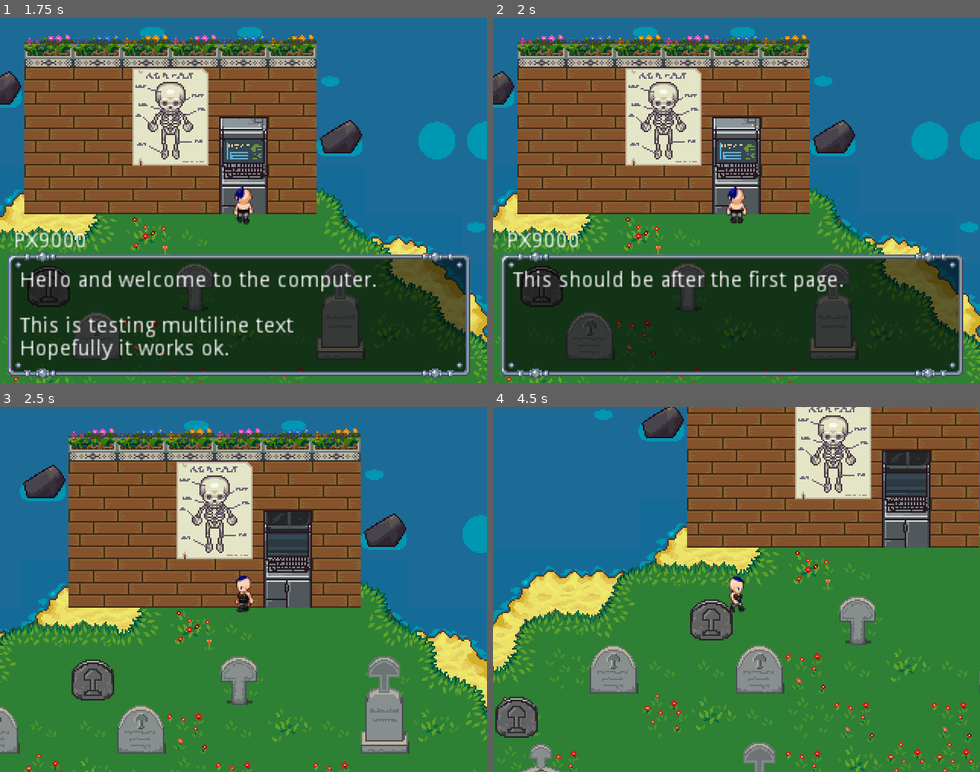
Above: before the commit, frames 1-4 (two rows, left to right).
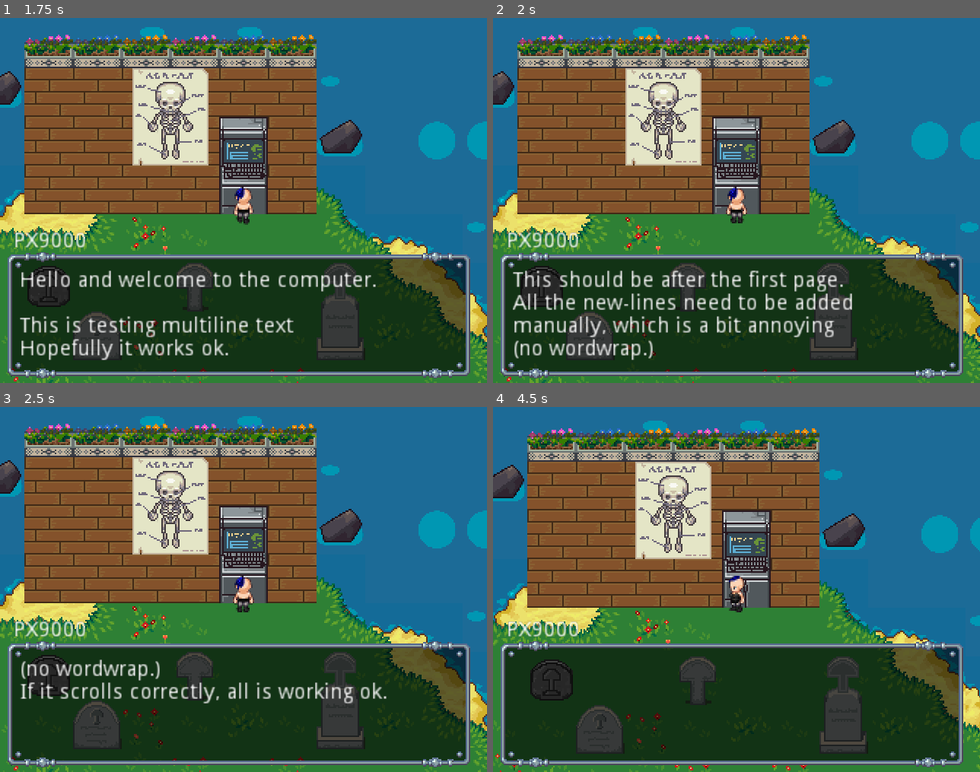
Above: after the commit, the same moments.

Repository: notnullgames/lol
Game: Godot game, scene res://maps/Demo.tscn
The game is run twice, just before and just after one commit, with the same random seed, the same clock (stepped at 60 frames per second) and the same inputs.
Inputs:
- Up to frame 1 (1.75 s): tap Enter at 0.5 s; hold Z (ui_accept) 0.53-1.28 s; hold Up (ui_up) from 0.53 s (still down); tap Z (ui_accept) at 1.35, 1.52 s
- Up to frame 2 (2 s): keep holding Up (ui_up); tap Z (ui_accept) at 1.82 s
- Up to frame 3 (2.5 s): release Up (ui_up) at 2.03 s; hold Left (ui_left) from 2.03 s (still down); hold Z (ui_accept) from 2.03 s (still down)
- Up to frame 4 (4.5 s): release Z (ui_accept) at 2.78 s; tap Z (ui_accept) at 2.85, 3.02, 3.32, 4.35 s; release Left (ui_left) at 3.53 s; hold Down (ui_down) 3.53-4.28 s; hold Z (ui_accept) 3.53-4.28 s; hold Right (ui_right) from 4.28 s (still down)

Frame 1 is identical in both runs. In frame 2, 3.0% of the frame differs, in the area x 4-74%, y 75-94%; in frame 3, 66%; in frame 4, 85%, in the area x 0-100%, y 0-100%.

Commit message:
trying to improve scrolling

Diff:
--- a/DialogControl.gd
+++ b/DialogControl.gd
@@ -6,13 +6,13 @@
 onready var font = $NinePatchRect/Text.get_font("normal_font")
 onready var window_size = $NinePatchRect/Text.get_size()
 onready var font_height = font.get_height()
-onready var max_lines = floor(window_size[1] / font_height)
+onready var lines_per_page = int(floor(window_size[1] / font_height))
 
 # handle Dialog input
 func _input(event):
 	if self.visible:
 		if event.is_action_pressed("ui_accept"):
-			scroll = scroll + max_lines
+			scroll = scroll + lines_per_page
 			if scroll >= $NinePatchRect/Text.get_line_count():
 				self.visible = false
 				Global.player_can_move = true
@@ -27,7 +27,7 @@
 
 # this is exposed for Global.show_dialog
 func show_dialog(name, text, name_align):
-	scroll = -4
+	scroll = -1 * lines_per_page
 	self.visible = true
 	Global.player_can_move = false
 	if name_align == "left":
@@ -36,6 +36,7 @@
 		$Name.bbcode_text = "[right]%s[/right]" % name
 	if name_align == "center":
 		$Name.bbcode_text = "[center]%s[/center]" % name
-	$NinePatchRect/Text.bbcode_text = text + "\n\n\n"
+	var newlinecount = int($NinePatchRect/Text.get_line_count()) % lines_per_page + 1
+	$NinePatchRect/Text.bbcode_text = text + "\n".repeat(newlinecount)
 	$NinePatchRect/Text.scroll_to_line(scroll)
 	return self
--- a/maps/Demo.tscn
+++ b/maps/Demo.tscn
@@ -30,6 +30,15 @@
 
 [node name="Computer" parent="." instance=ExtResource( 4 )]
 position = Vector2( 96, -64 )
+text = "Hello and welcome to the computer.
+
+This is testing multiline text
+Hopefully it works ok.
+This should be after the first page.
+All the new-lines need to be added
+manually, which is a bit annoying
+(no wordwrap.)
+If it scrolls correctly, all is working ok."
 
 [node name="gravestones and stuff" type="TileMap" parent="."]
 tile_set = ExtResource( 2 )
--- a/objects/Computer.gd
+++ b/objects/Computer.gd
@@ -5,7 +5,7 @@
 
 var touching = false
 
-var text = "Hello and welcome to the computer.\n\nThis is testing multiline text\nHopefully it works ok.\nThis should be after the first page."
+export(String, MULTILINE) var text
 
 func _input(event):
 	if touching and event.is_action_pressed("ui_accept") and Global.player_can_move:
Not shown: 2 places in objects/Computer.tscn that only renumber resources
